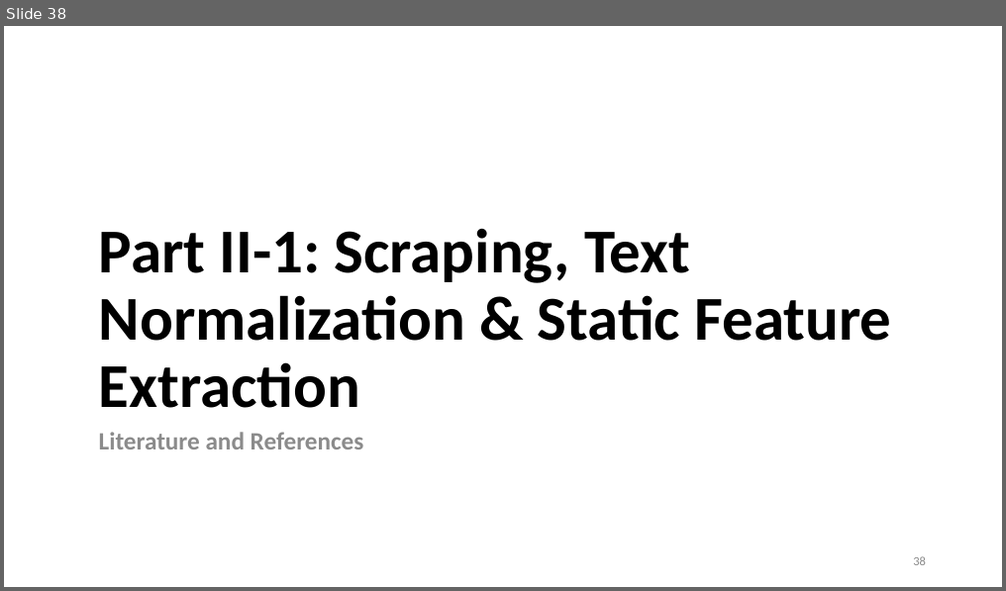
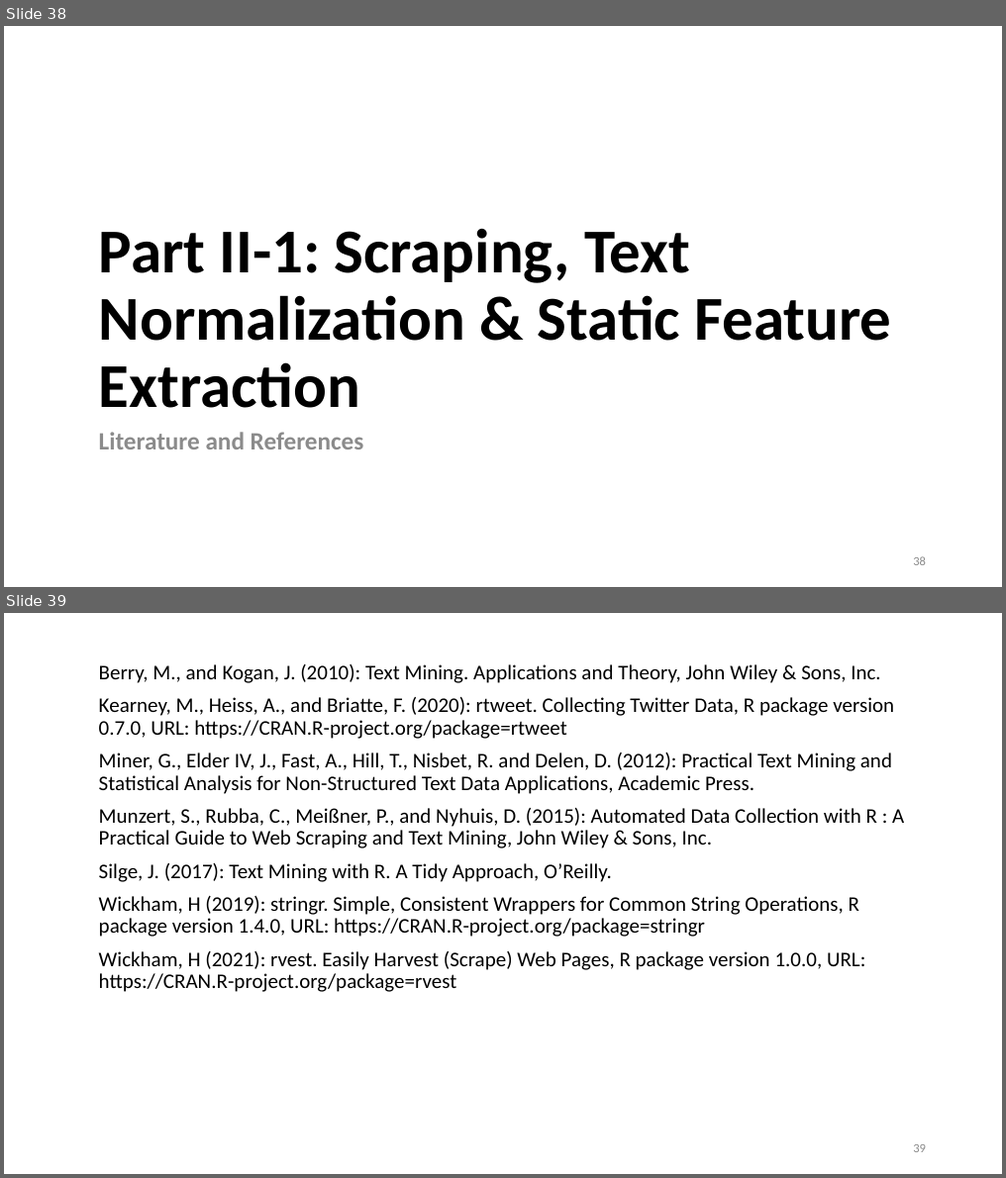
Before and after one commit to lisa-wm/consulting, a slide deck: 5_seminar/Contents_Part_02/slides/slides_II_1.pptx. Shown one above the other, each under a label of ours: slide 38 before the commit, slides 38 and 39 after it. The pictures are 1006x591 and 1006x1178 pixels, drawn with LibreOffice and Linux fonts; fonts in the diff are those of the drawing. Boxes give left, top, right and bottom in pixels: in the first picture for what was removed or moved away, otherwise in the second. Text is boxed around its words. In the diff, an @@ line names an element or a change of style, - is before the commit and + after.

```diff
--- a/5_seminar/Contents_Part_02/slides/slides_II_1.pptx
+++ b/5_seminar/Contents_Part_02/slides/slides_II_1.pptx
@@ slide 39 added at [4, 613, 1002, 1174], background #FFFFFF @@
@@ text added at [99, 664, 904, 992], 20 pt, text #000000 @@
+Berry, M., and Kogan, J. (2010): Text Mining. Applications and Theory, John Wiley & Sons, Inc.
+Kearney, M., Heiss, A., and Briatte, F. (2020): rtweet. Collecting Twitter Data, R package version 0.7.0, URL: https://CRAN.R-project.org/package=rtweet
+Miner, G., Elder IV, J., Fast, A., Hill, T., Nisbet, R. and Delen, D. (2012): Practical Text Mining and Statistical Analysis for Non-Structured Text Data Applications, Academic Press.
+Munzert, S., Rubba, C., Meißner, P., and Nyhuis, D. (2015): Automated Data Collection with R : A Practical Guide to Web Scraping and Text Mining, John Wiley & Sons, Inc.
+Silge, J. (2017): Text Mining with R. A Tidy Approach, O’Reilly.
+Wickham, H (2019): stringr. Simple, Consistent Wrappers for Common String Operations, R package version 1.4.0, URL: https://CRAN.R-project.org/package=stringr
+Wickham, H (2021): rvest. Easily Harvest (Scrape) Web Pages, R package version 1.0.0, URL: https://CRAN.R-project.org/package=rvest
@@ page number added at [913, 1145, 926, 1153], 12 pt, text #8C8C8C @@
+39
```
Also in this commit, not shown: 14 slides changed, 1 slide removed, 4 other files.
